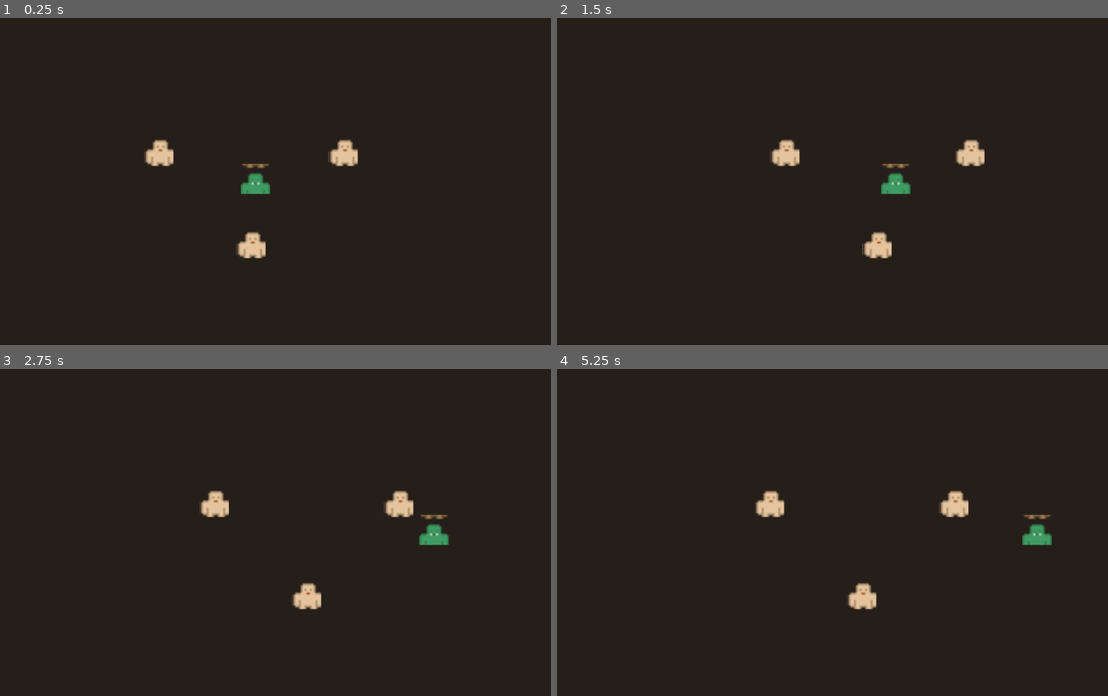
Above: before the commit, frames 1-4 (two rows, left to right).
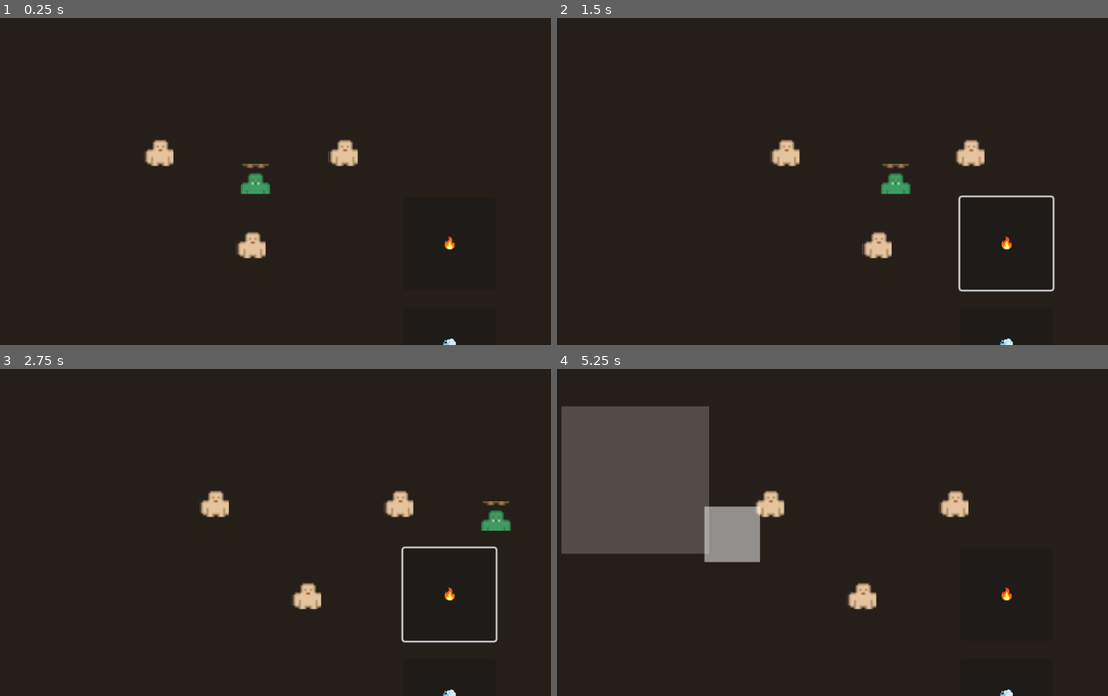
Above: after the commit, the same moments.

Repository: dcsepke-byte/slime-survivor
Game: Godot game, scene res://scenes/main.tscn
Same seed, same stepped clock (60 frames per second), same inputs: the game is played once before the commit and once after it.
Inputs (mouse positions are in pixels of both pictures, inside the frame that each line leads up to):
- Up to frame 1 (0.25 s): no input
- Up to frame 2 (1.5 s): click (1008, 243) at 0.5 s, where only the run after the commit has a clickable "🔥"; move the mouse to (942, 161) at 1.27 s; hold Right (ui_right) from 1.28 s (still down); hold Shift from 1.28 s (still down); click (942, 161) at 1.42 s
- Up to frame 3 (2.75 s): tap Space at 1.52, 1.55, 1.82 s; release Right (ui_right) at 2 s; release Shift at 2 s; drag from (137, 545) to (523, 460) at 2.02 s
- Up to frame 4 (5.25 s): move the mouse to (871, 457) at 2.77 s; hold Right (ui_right) 2.78-3.5 s; hold Shift 2.78-3.5 s; click (871, 457) at 2.92 s; tap Space at 3.05 s; drag from (782, 597) to (964, 480) at 3.52 s; move the mouse to (992, 578) at 4.27 s; hold Left (ui_left) 4.28-5 s; hold Space 4.28-5 s; click (992, 578) at 4.42 s; drag from (634, 480) to (942, 597) at 5.02 s

The runs differ from the first frame. In frame 1, less than 0.1% of the frame differs, in the area x 80-83%, y 66-100%; in frame 2, 0.6%; in frame 3, 1.2%; in frame 4, 14%, in the area x 0-90%, y 11-100%.

Commit message:
feat: Mobile Touch — Joystick + Feuer/Dash Buttons

Diff:
--- /dev/null
+++ b/scenes/mobile_ui.tscn
@@ -0,0 +1,36 @@
+[gd_scene load_steps=3 format=3]
+
+[ext_resource type="Script" path="res://scripts/mobile_ui.gd" id="1"]
+
+[node name="MobileUI" type="CanvasLayer"]
+layer = 100
+script = ExtResource("1")
+
+[node name="JoystickBG" type="ColorRect" parent="."]
+color = Color(1, 1, 1, 0.2)
+size = Vector2(160, 160)
+mouse_filter = 2
+
+[node name="Knob" type="ColorRect" parent="JoystickBG"]
+color = Color(1, 1, 1, 0.5)
+size = Vector2(60, 60)
+position = Vector2(50, 50)
+mouse_filter = 2
+
+[node name="FireButton" type="Button" parent="."]
+text = "🔥"
+anchor_left = 1.0
+anchor_right = 1.0
+offset_left = -160.0
+offset_right = -60.0
+offset_top = 200.0
+offset_bottom = 300.0
+
+[node name="DashButton" type="Button" parent="."]
+text = "💨"
+anchor_left = 1.0
+anchor_right = 1.0
+offset_left = -160.0
+offset_right = -60.0
+offset_top = 320.0
+offset_bottom = 400.0
--- a/scripts/game.gd
+++ b/scripts/game.gd
@@ -1,7 +1,15 @@
 extends Node2D
-## Slime Survivor — Main Game Scene (Level 1: Pilzwald)
 
 func _ready() -> void:
+	# Mobile UI hinzufügen
+	var mobile_ui: Node = preload("res://scenes/mobile_ui.tscn").instantiate()
+	add_child(mobile_ui)
+
+	# Player mit MobileUI verbinden
+	var player: Player = $Player
+	player.setup_mobile_ui(mobile_ui)
+
+	# Gegner spawnen
 	var enemy_scene: PackedScene = preload("res://scenes/enemy.tscn")
 	var positions: Array[Vector2] = [Vector2(200, 150), Vector2(400, 150), Vector2(300, 250)]
 	for pos in positions:
--- /dev/null
+++ b/scripts/mobile_ui.gd
@@ -0,0 +1,56 @@
+extends CanvasLayer
+## Mobile Touch Controls — Joystick + Buttons
+
+var joystick_active := false
+var joystick_center := Vector2.ZERO
+var joystick_pos := Vector2.ZERO
+var joystick_radius := 80.0
+var movement_vector := Vector2.ZERO
+
+@onready var joystick_bg: ColorRect = $JoystickBG
+@onready var joystick_knob: ColorRect = $JoystickBG/Knob
+@onready var btn_fire: Button = $FireButton
+@onready var btn_dash: Button = $DashButton
+
+signal fire_pressed
+signal dash_pressed
+
+
+func _ready() -> void:
+	joystick_bg.visible = false
+	btn_fire.pressed.connect(func(): fire_pressed.emit())
+	btn_dash.pressed.connect(func(): dash_pressed.emit())
+
+
+func _input(event: InputEvent) -> void:
+	if event is InputEventScreenTouch:
+		if event.pressed:
+			# Linke Bildhälfte = Joystick
+			if event.position.x < get_viewport().size.x * 0.5:
+				joystick_active = true
+				joystick_center = event.position
+				joystick_pos = event.position
+				joystick_bg.position = joystick_center - Vector2(joystick_radius, joystick_radius)
+				joystick_bg.visible = true
+				_update_joystick(event.position)
+		else:
+			if joystick_active:
+				joystick_active = false
+				joystick_bg.visible = false
+				movement_vector = Vector2.ZERO
+				joystick_knob.position = Vector2(joystick_radius, joystick_radius)
+	elif event is InputEventScreenDrag and joystick_active:
+		_update_joystick(event.position)
+
+
+func _update_joystick(pos: Vector2) -> void:
+	var offset := pos - joystick_center
+	var dist := offset.length()
+	if dist > joystick_radius:
+		offset = offset.normalized() * joystick_radius
+	joystick_knob.position = offset + Vector2(joystick_radius, joystick_radius)
+	movement_vector = offset / joystick_radius
+
+
+func get_movement() -> Vector2:
+	return movement_vector
--- a/scripts/player.gd
+++ b/scripts/player.gd
@@ -3,48 +3,72 @@
 
 const SPEED := 200.0
 const DASH_SPEED := 500.0
-const DASH_DURATION := 0.15
-const DASH_COOLDOWN := 0.8
 
+var dash_active := false
 var dash_timer: float = 0.0
-var dash_cooldown_timer: float = 0.0
+var dash_cooldown: float = 0.0
 var dash_dir := Vector2.ZERO
 
-@onready var sprite: Sprite2D = $Sprite2D
-@onready var spell_spawn: Marker2D = $SpellSpawn
+var mobile_ui: Node = null
+var fire_queued := false
+var dash_queued := false
 
 
 func _ready() -> void:
 	add_to_group("player")
 
 
+func setup_mobile_ui(ui: Node) -> void:
+	mobile_ui = ui
+	ui.fire_pressed.connect(func(): fire_queued = true)
+	ui.dash_pressed.connect(func(): dash_queued = true)
+
+
 func _physics_process(delta: float) -> void:
-	var input := Input.get_vector("ui_left", "ui_right", "ui_up", "ui_down")
+	# Movement: Touch-Joystick oder Tastatur
+	var input := Vector2.ZERO
+	if mobile_ui:
+		input = mobile_ui.get_movement()
+	# Auch Tastatur-Eingabe zulassen (für Desktop-Test)
+	var kb := Input.get_vector("ui_left", "ui_right", "ui_up", "ui_down")
+	if kb != Vector2.ZERO:
+		input = kb
 
-	if dash_timer > 0.0:
+	if dash_active:
 		dash_timer -= delta
+		if dash_timer <= 0:
+			dash_active = false
 		velocity = dash_dir * DASH_SPEED
 	else:
 		velocity = input * SPEED
-		dash_cooldown_timer = max(0.0, dash_cooldown_timer - delta)
-
-		if Input.is_key_pressed(KEY_SHIFT) and dash_cooldown_timer <= 0.0 and input != Vector2.ZERO:
-			dash_timer = DASH_DURATION
-			dash_cooldown_timer = DASH_COOLDOWN
-			dash_dir = input.normalized()
+		dash_cooldown = max(0.0, dash_cooldown - delta)
 
 	move_and_slide()
 
-	if Input.is_key_pressed(KEY_SPACE):
+	# Dash (Shift oder Mobile-Button)
+	if (Input.is_key_pressed(KEY_SHIFT) or dash_queued) and dash_cooldown <= 0 and input != Vector2.ZERO:
+		dash_active = true
+		dash_timer = 0.15
+		dash_cooldown = 0.8
+		dash_dir = input.normalized()
+		dash_queued = false
+
+	# Fire (Space oder Mobile-Button)
+	if Input.is_key_pressed(KEY_SPACE) or fire_queued:
 		_cast_fireball()
+		fire_queued = false
 
 
 func _cast_fireball() -> void:
-	var fb_scene: PackedScene = preload("res://scenes/fireball.tscn")
-	var fb: Area2D = fb_scene.instantiate()
-	fb.position = spell_spawn.global_position
-	var mouse_pos := get_global_mouse_position()
-	var dir: Vector2 = (mouse_pos - global_position).normalized()
+	var fb: Area2D = preload("res://scenes/fireball.tscn").instantiate()
+	fb.position = global_position + Vector2(20, 0)
+
+	# Richtung: Maus (Desktop) oder Bewegungsrichtung (Mobile)
+	var dir: Vector2
+	if mobile_ui and mobile_ui.get_movement() != Vector2.ZERO:
+		dir = mobile_ui.get_movement().normalized()
+	else:
+		dir = (get_global_mouse_position() - global_position).normalized()
 	if dir == Vector2.ZERO:
 		dir = Vector2.RIGHT
 	fb.set("direction", dir)
Not shown, added: build/web/index.apple-touch-icon.png.import
Not shown, added: build/web/index.icon.png.import
Not shown, added: build/web/index.png.import
Not shown, added: scripts/mobile_ui.gd.uid
Not shown, changed: build/web/index.html
Not shown, changed: build/web/index.pck
